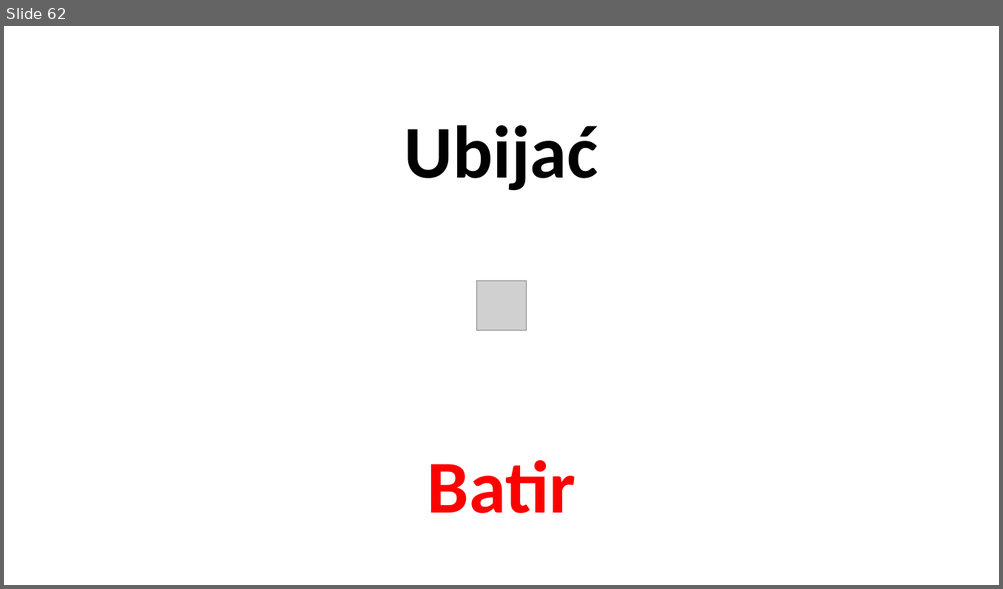
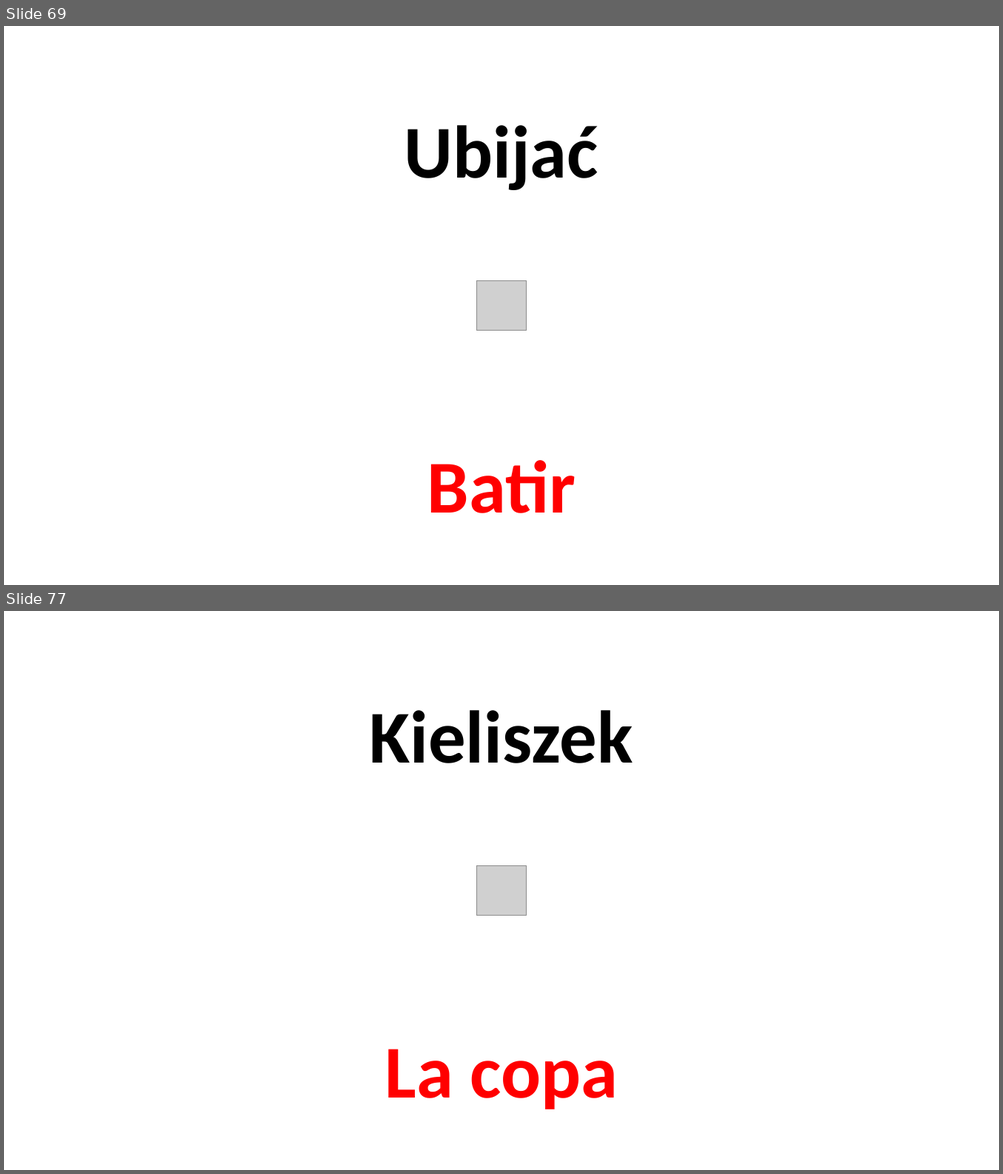
Before and after one commit to wojciechkrakowiak7-arch/Fajna-strona, a slide deck: pliki hiszpański/La comida.pptx. Shown one above the other, each under a label of ours: slide 62 before the commit, slides 69 and 77 after it; the slides between them are not shown. The pictures are 1003x589 and 1003x1174 pixels, drawn with LibreOffice and Linux fonts; fonts in the diff are those of the drawing; grey boxes stand for pictures. Boxes give left, top, right and bottom in pixels: in the first picture for what was removed or moved away, otherwise in the second. Text is boxed around its words. In the diff, an @@ line names an element or a change of style, - is before the commit and + after.

```diff
--- a/pliki hiszpański/La comida.pptx
+++ b/pliki hiszpański/La comida.pptx
@@ slide 77 added at [4,611,999,1170], background #FFFFFF @@
@@ title added at [369,710,632,763], 72 pt, text #000000, bold @@
+Kieliszek
@@ picture added at [476,866,526,916] @@
@@ subtitle added at [385,1049,617,1110], 72 pt, text #FF0000, bold @@
+La copa
@@ what was slide 62 is now slide 69 @@
```
Also in this commit, not shown: 1 slide changed, 14 other slides added, 9 other files.
